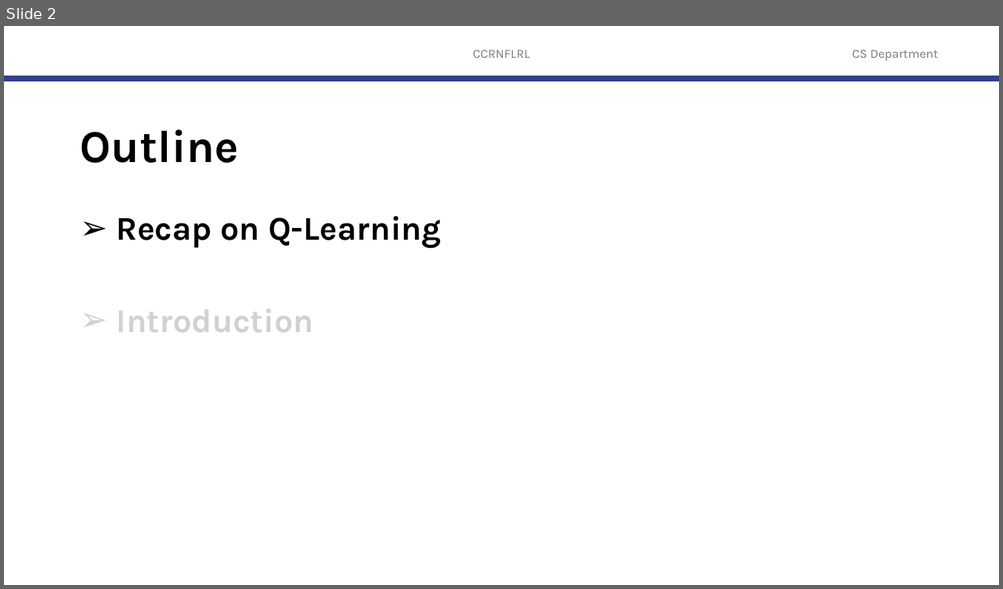
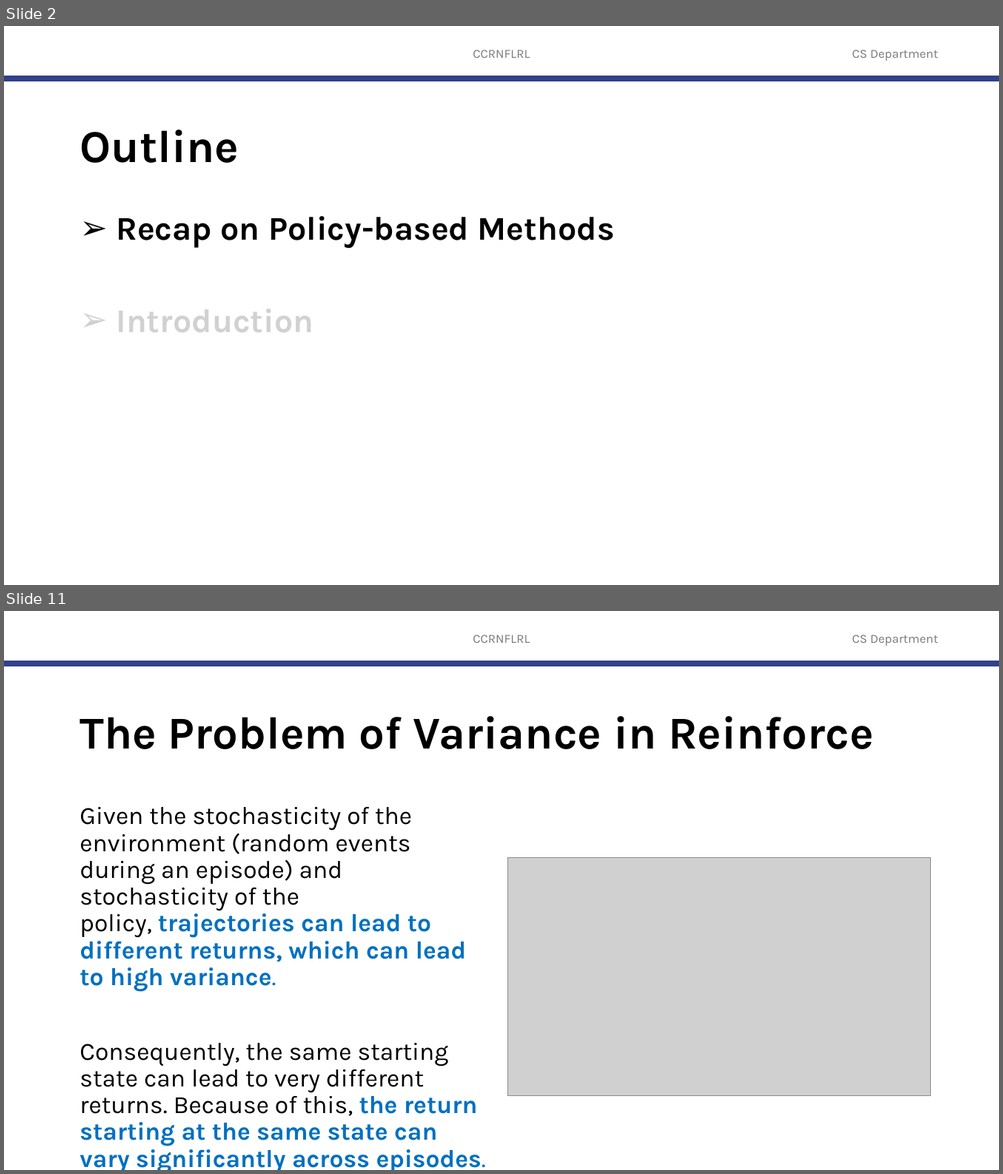
Before and after one commit to robitussin/CCRNFLRL, a slide deck: 7 - Policy Gradient Methods/Actor Critic.pptx. Shown one above the other, each under a label of ours: slide 2 before the commit, slides 2 and 11 after it; the slides between them are not shown. The pictures are 1003x589 and 1003x1174 pixels, drawn with LibreOffice and Linux fonts; fonts in the diff are those of the drawing; grey boxes stand for pictures; background and template pictures are left out. Boxes give left, top, right and bottom in pixels: in the first picture for what was removed or moved away, otherwise in the second. Text is boxed around its words. In the diff, an @@ line names an element or a change of style, - is before the commit and + after.

```diff
--- a/7 - Policy Gradient Methods/Actor Critic.pptx
+++ b/7 - Policy Gradient Methods/Actor Critic.pptx
@@ slide 11 added at box(4, 611, 999, 1170), background #FFFFFF; not listed: 3 template elements that a slide beside it also shows @@
@@ title added at box(79, 716, 874, 749), 44 pt, text #000000, bold @@
+The Problem of Variance in Reinforce
@@ text added at box(79, 807, 477, 1170), 24 pt, text #000000 @@
+Given the stochasticity of the environment (random events during an episode) and stochasticity of the policy, trajectories can lead to different returns, which can lead to high variance.
+Consequently, the same starting state can lead to very different returns. Because of this, the return starting at the same state can vary significantly across episodes.
@@ picture added at box(508, 858, 930, 1096) @@
@@ slide 2 changed as well @@
@@ text at box(116, 216, 614, 249): text changed @@
-➢ Recap on Q-Learning
+➢ Recap on Policy-based Methods
```
Also in this commit, not shown: 27 other slides added, 50 slides removed.
